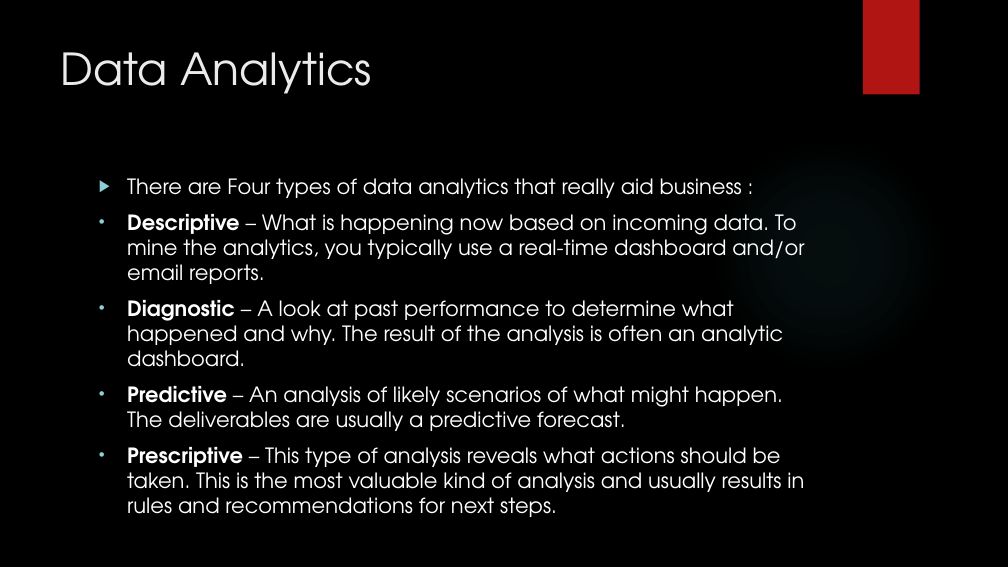
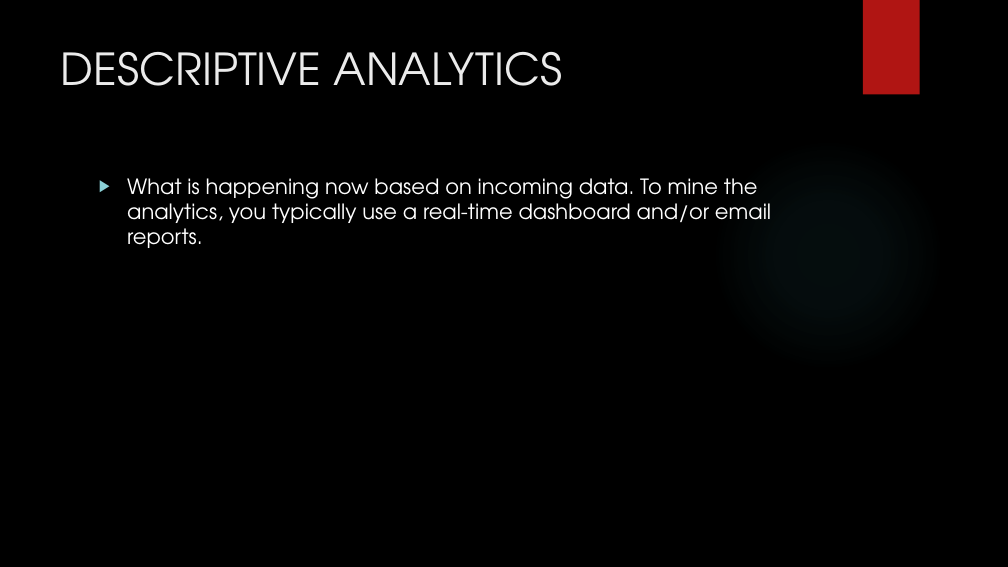
Before and after one commit to madhuhasa/digital-alpha, a slide deck: slide 8 of project/DIGITAL MARKETING.pptx (slide 5 before the commit). Drawn at 1008x567 pixels with LibreOffice and Linux fonts; fonts in the diff are those of the drawing; background and template pictures are left out. Boxes give left, top, right and bottom in pixels: in the first picture for what was removed or moved away, otherwise in the second. Text is boxed around its words. In the diff, an @@ line names an element or a change of style, - is before the commit and + after.

```diff
--- a/project/DIGITAL MARKETING.pptx
+++ b/project/DIGITAL MARKETING.pptx
@@ title at (x1=61, y1=52, x2=563, y2=86): text changed @@
-Data Analytics
+DESCRIPTIVE ANALYTICS
@@ text at (x1=127, y1=178, x2=771, y2=248): text changed @@
-▶ There are Four types of data analytics that really aid business :
-• Descriptive – What is happening now based on incoming data. To mine the analytics, you typically use a real-time dashboard and/or email reports.
-• Diagnostic – A look at past performance to determine what happened and why. The result of the analysis is often an analytic dashboard.
-• Predictive – An analysis of likely scenarios of what might happen. The deliverables are usually a predictive forecast.
-• Prescriptive – This type of analysis reveals what actions should be taken. This is the most valuable kind of analysis and usually results in rules and recommendations for next steps.
+▶ What is happening now based on incoming data. To mine the analytics, you typically use a real-time dashboard and/or email reports.
```
Also in this commit, not shown: 12 other slides changed, 14 slides added, 2 slides removed.
